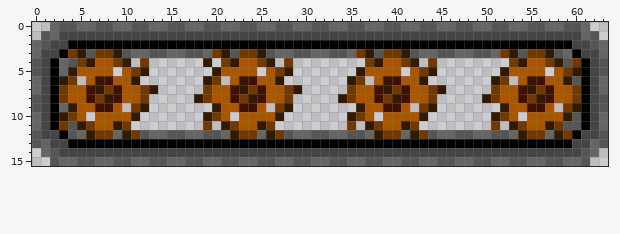
Two states of a pixel-art sprite, src/Assets/sozai/BeltConveyor/move_floor4_1.png. Above, as it was before the edit.
The file is 64x16 pixels.
Now the later version:
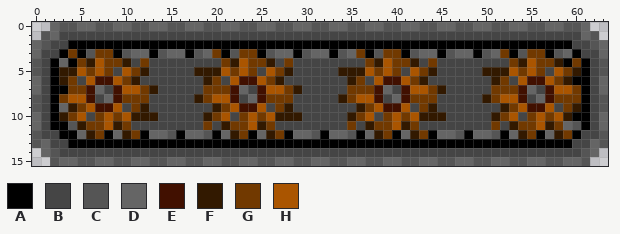
Palette (. is transparent): A #000000  B #454545  C #555555  D #656565  E #411000  F #321900  G #713900  H #aa5500
Changes in this commit:
@@ x 0..63 @@
  2 DCBBAAAAAAAAAAAAAAAAAAAAAAAAAAAAAAAAAAAAAAAAAAAAAAAAAAAAAAAABBCD
- 3 DBBAGFCGGFCDDCCDDCCDGFCGGFCDDCCDDCCDGFCGGFCDDCCDDCCDGFCGGFCDABBD
- 4 CBADCGFHHGF.G......F.GFHHGF.G........GFHHGF.G........GFHHGFCGABC
- 5 CBADFHHHH.HGF.......FHHHH.HGF.......FHHHH.HGF.......FHHHH.HGFABC
- 6 DBAFG.HEEHHF.......FG.HEEHHF.......FG.HEEHHF.......FG.HEEHHFCABD
- 7 DBAGHHEFGEHHGF.....GHHEFGEHHGF.....GHHEFGEHHGF.....GHHEFGEHHGABD
- 8 CBAGHHEGFEHHG.....FGHHEGFEHHG.....FGHHEGFEHHG.....FGHHEGFEHHGABC
- 9 CBADFHHEEH.GF.......FHHEEH.GF.......FHHEEH.GF.......FHHEEH.GFABC
-10 DBAFGH.HHHHF.......FGH.HHHHF.......FGH.HHHHF.......FGH.HHHHFCABD
-11 DBAGCFGHHFG........G.FGHHFG........G.FGHHFG........G.FGHHFGCCABD
-12 CBBACDFGGDFGCDDCCDDCCDFGGDFGCDDCCDDCCDFGGDFGCDDCCDDCCDFGGDFGABBC
+ 3 DBBAGACGGACDDACDDACDGACGGACDDACDDACDGACGGACDDACDDACDGACGGACDABBD
+ 4 CBADAGFHGGFBGBBBBBBBBGFHGGFBGBBBBBBBBGFHGGFBGBBBBBBBBGFHGGFAGABC
+ 5 CBAFFHGHGBHGFBBBBBFFFHGHGBHGFBBBBBFFFHGHGBHGFBBBBBFFFHGHGBHGFABC
+ 6 DBAFGBHEEHGFBBBBBBBFGBHEEHGFBBBBBBBFGBHEEHGFBBBBBBBFGBHEEHGFAABD
+ 7 DBAAGGEDBEHHGFBBBBBGGGEDBEHHGFBBBBBGGGEDBEHHGFBBBBBGGGEDBEHHGABD
+ 8 CBAGHHEBDEGGGBBBBBFGHHEBDEGGGBBBBBFGHHEBDEGGGBBBBBFGHHEBDEGGGABC
+ 9 CBADFGHEEHBGFBBBBBBBFGHEEHBGFBBBBBBBFGHEEHBGFBBBBBBBFGHEEHBGFABC
+10 DBAFGHBGHGHFFFBBBBBFGHBGHGHFFFBBBBBFGHBGHGHFFFBBBBBFGHBGHGHFAABD
+11 DBAACFGGHFGBBBBBBBBGBFGGHFGBBBBBBBBGBFGGHFGBBBBBBBBGBFGGHFGDCABD
+12 CBBAADFGADFGADDCADDCADFGADFGADDCADDCADFGADFGADDCADDCADFGADFGABBC
 13 CDBBAAAAAAAAAAAAAAAAAAAAAAAAAAAAAAAAAAAAAAAAAAAAAAAAAAAAAAAABBDC
Changed places in both pictures, as pixel boxes (x1, y1, x2, y2):
changed: (59, 49, 581, 139)
